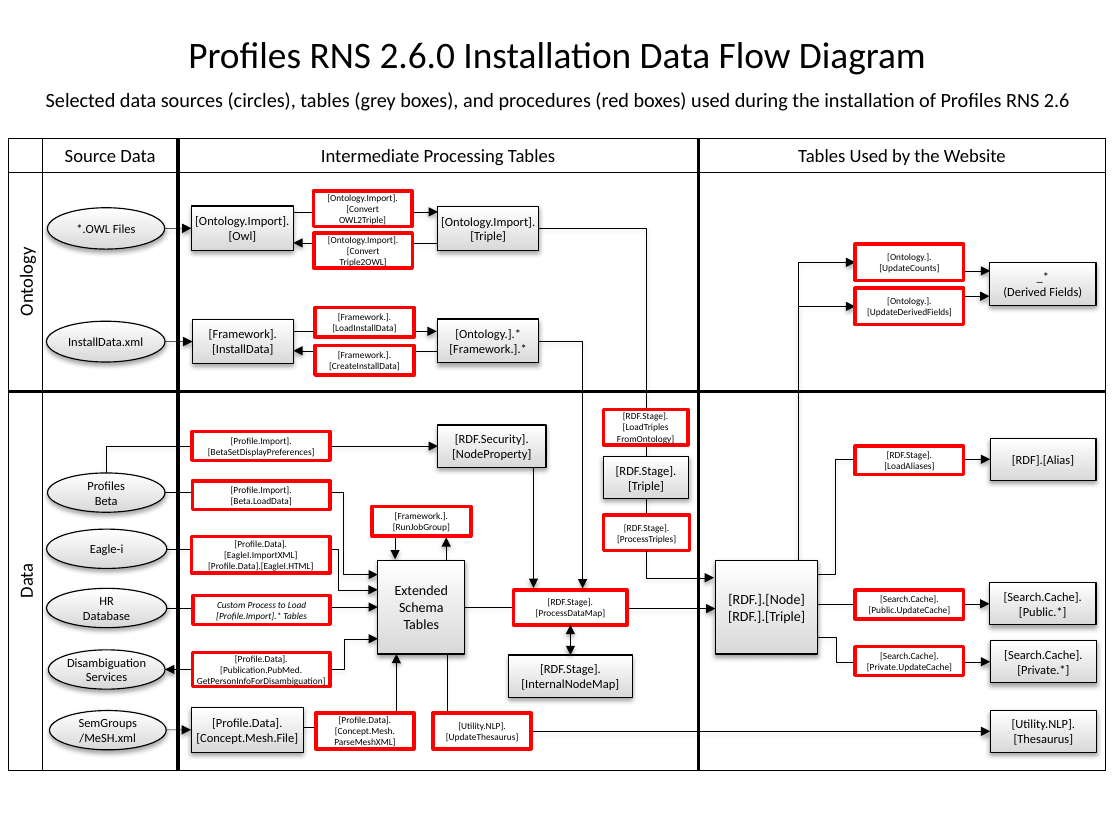
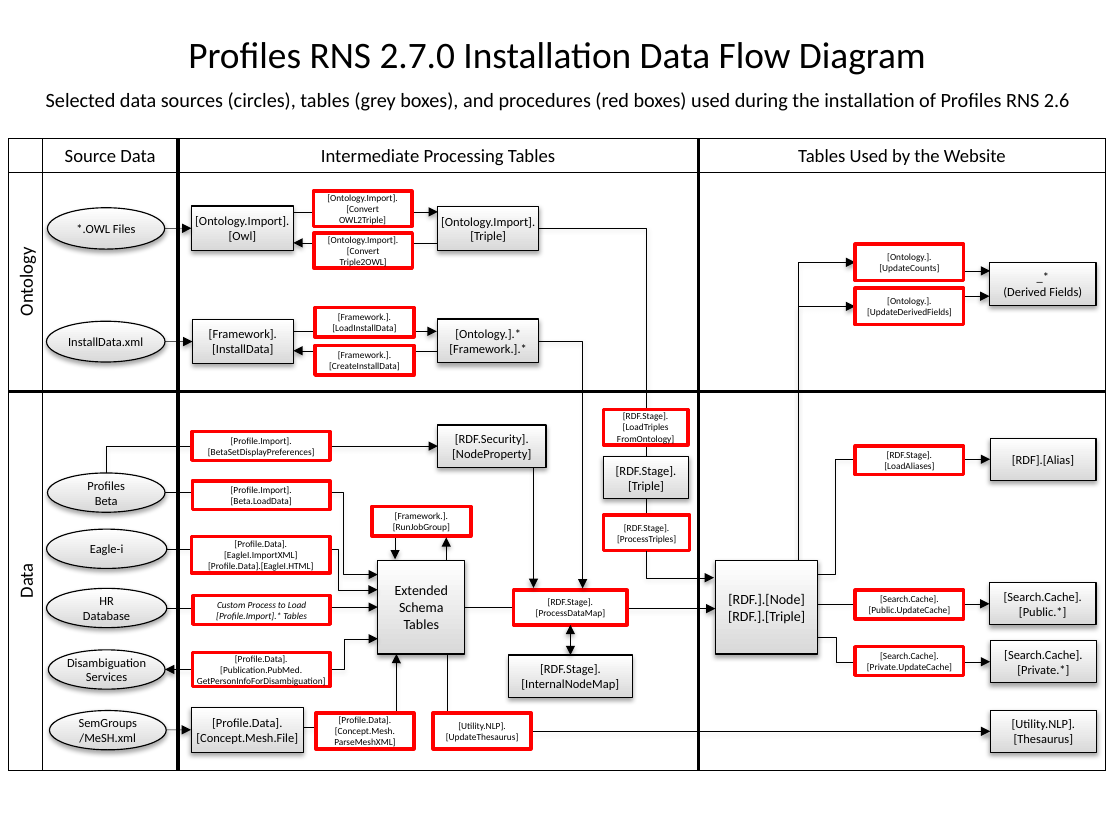
Before and after one commit to ProfilesRNS/ProfilesRNS, a slide deck: slide 1 of Documentation/ProfilesRNS_DataFlowDiagram.pptx. Drawn at 1120x840 pixels with LibreOffice and Linux fonts; fonts in the diff are those of the drawing. Boxes give left, top, right and bottom in pixels: in the first picture for what was removed or moved away, otherwise in the second. Text is boxed around its words. In the diff, an @@ line names an element or a change of style, - is before the commit and + after.

```diff
--- a/Documentation/ProfilesRNS_DataFlowDiagram.pptx
+++ b/Documentation/ProfilesRNS_DataFlowDiagram.pptx
@@ text at bbox=[188, 42, 926, 75]: text changed @@
-Profiles RNS 2.6.0 Installation Data Flow Diagram
+Profiles RNS 2.7.0 Installation Data Flow Diagram
```
Also in this commit, not shown: 4 other files.
